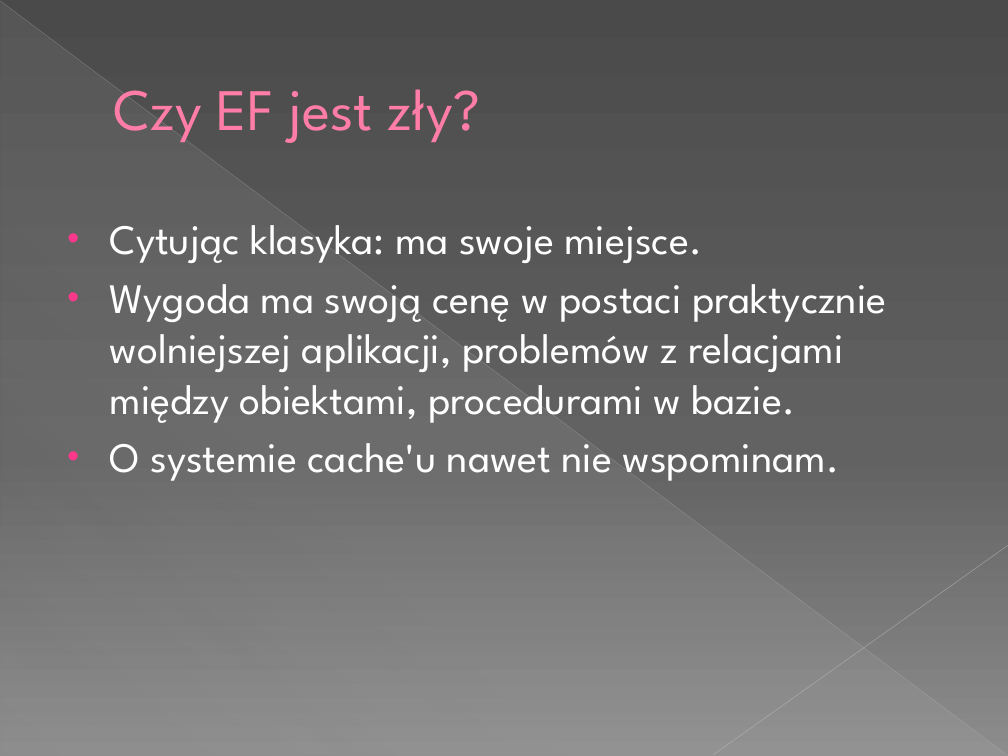
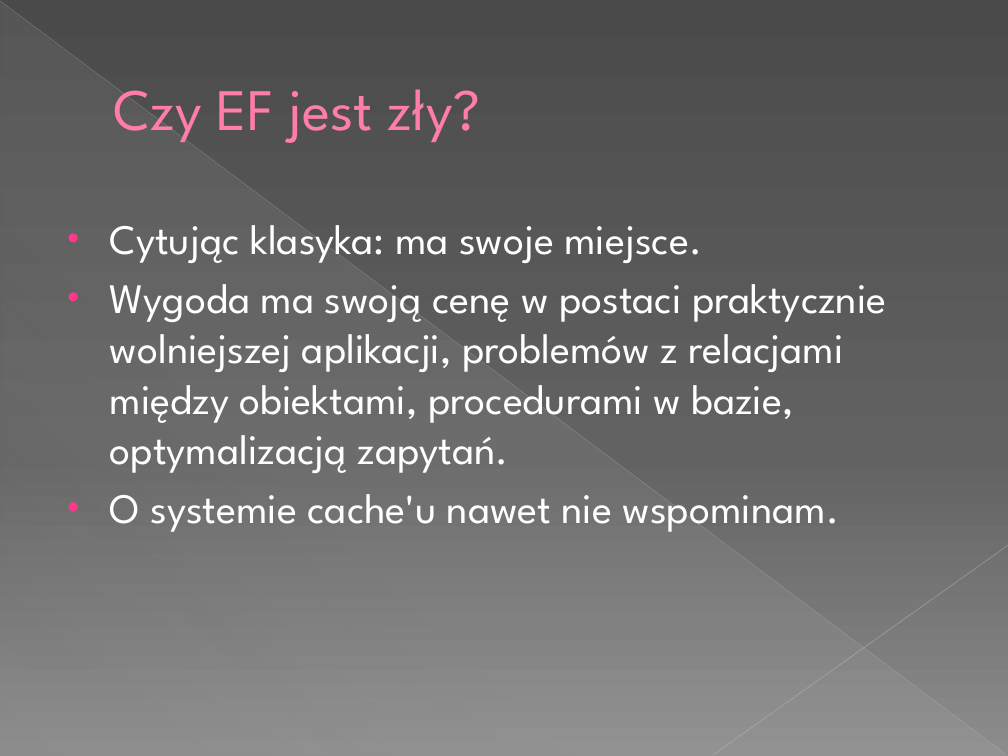
Before and after one commit to tMaxx/docspin, a slide deck: slide 15 of prez/112 Aplikacja do zarządzania obiegiem dokumentów.pptx (slide 13 before the commit). Drawn at 1008x756 pixels with LibreOffice and Linux fonts; fonts in the diff are those of the drawing. Boxes give left, top, right and bottom in pixels: in the first picture for what was removed or moved away, otherwise in the second. Text is boxed around its words. In the diff, an @@ line names an element or a change of style, - is before the commit and + after.

```diff
--- a/prez/112 Aplikacja do zarządzania obiegiem dokumentów.pptx
+++ b/prez/112 Aplikacja do zarządzania obiegiem dokumentów.pptx
@@ text at bbox=[110, 284, 886, 473]: text changed @@
-• Wygoda ma swoją cenę w postaci praktycznie wolniejszej aplikacji, problemów z relacjami między obiektami, procedurami w bazie.
+• Wygoda ma swoją cenę w postaci praktycznie wolniejszej aplikacji, problemów z relacjami między obiektami, procedurami w bazie, optymalizacją zapytań.
```
Also in this commit, not shown: 5 other slides changed, 3 slides added, 2 other files.
